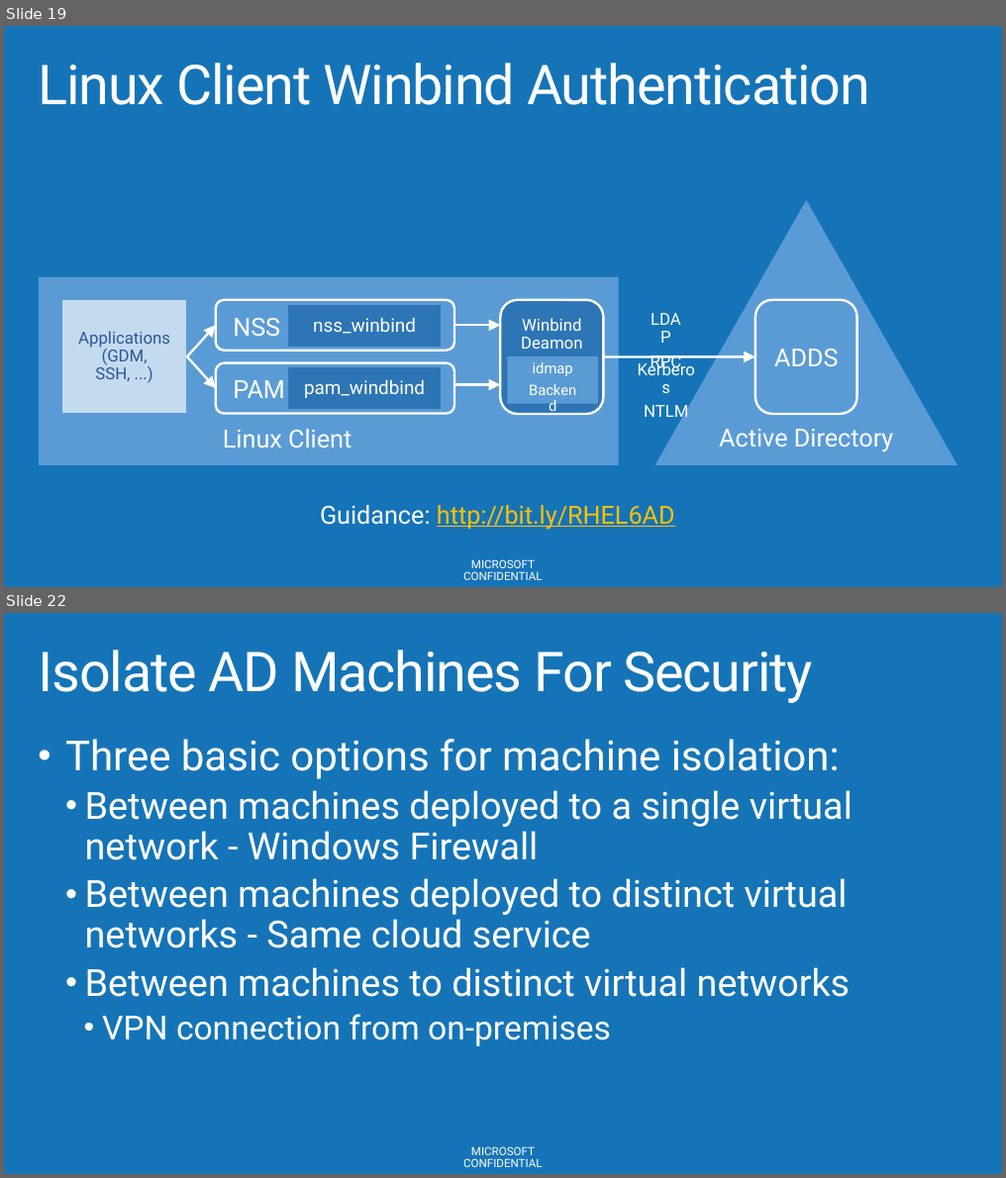
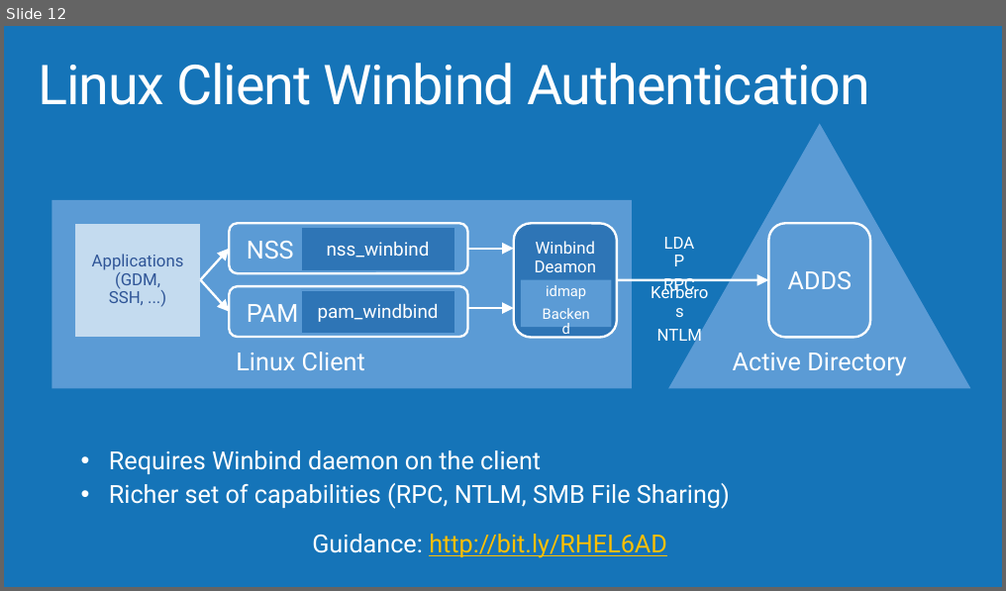
Before and after one commit to AzureCAT-GSI/SAP-on-Azure, a slide deck: SAP-on-Azure-Workshop-multi-day-/Presentations/Architecting VM Hybrid Solutions.pptx. Shown one above the other, each under a label of ours: slides 19 and 22 before the commit, slide 12 after it; the slides between them are not shown. The pictures are 1006x1178 and 1006x591 pixels, drawn with LibreOffice and Linux fonts; fonts in the diff are those of the drawing; background and template pictures are left out. Boxes give left, top, right and bottom in pixels: in the first picture for what was removed or moved away, otherwise in the second. Text is boxed around its words. In the diff, an @@ line names an element or a change of style, - is before the commit and + after.

```diff
--- a/SAP-on-Azure-Workshop-multi-day-/Presentations/Architecting VM Hybrid Solutions.pptx
+++ b/SAP-on-Azure-Workshop-multi-day-/Presentations/Architecting VM Hybrid Solutions.pptx
@@ slide 22 removed at [4,613,1002,1174], background #1574B8; not listed: 1 template element that a slide beside it also shows @@
@@ title removed at [38,650,814,703] @@
-Isolate AD Machines For Security
@@ text removed at [65,739,852,1047] @@
-• Three basic options for machine isolation:
-  • Between machines deployed to a single virtual network - Windows Firewall
-  • Between machines deployed to distinct virtual networks - Same cloud service
-  • Between machines to distinct virtual networks
-    • VPN connection from on-premises
@@ what was slide 19 is now slide 12 @@
@@ slide 12 changed as well @@
@@ 5 texts, 4 rectangles, 4 arrows, 3 rounded rectangles: place and size @@
-5 texts, 4 rectangles, 4 arrows, 3 rounded rectangles at [39,276,894,466]
+5 texts, 4 rectangles, 4 arrows, 3 rounded rectangles at [52,200,907,389]
@@ 1 rounded rectangle, 1 text, 1 rectangle, 1 triangle, 1 arrow: place and size @@
-1 rounded rectangle, 1 text, 1 rectangle, 1 triangle, 1 arrow at [216,200,957,466]
+1 rounded rectangle, 1 text, 1 rectangle, 1 triangle, 1 arrow at [230,123,971,388]
@@ text added at [109,451,730,509], 24 pt, text #FFFFFF @@
+• Requires Winbind daemon on the client
+• Richer set of capabilities (RPC, NTLM, SMB File Sharing)
@@ text "Guidance: http://bit.ly/RHEL6AD": place and size @@
-text "Guidance: http://bit.ly/RHEL6AD" at [320,505,675,530]
+text "Guidance: http://bit.ly/RHEL6AD" at [312,534,667,559]
@@ text removed at [463,560,542,580] @@
-MICROSOFT CONFIDENTIAL
```
Also in this commit, not shown: 41 other slides changed, 13 slides added, 18 other slides removed.
